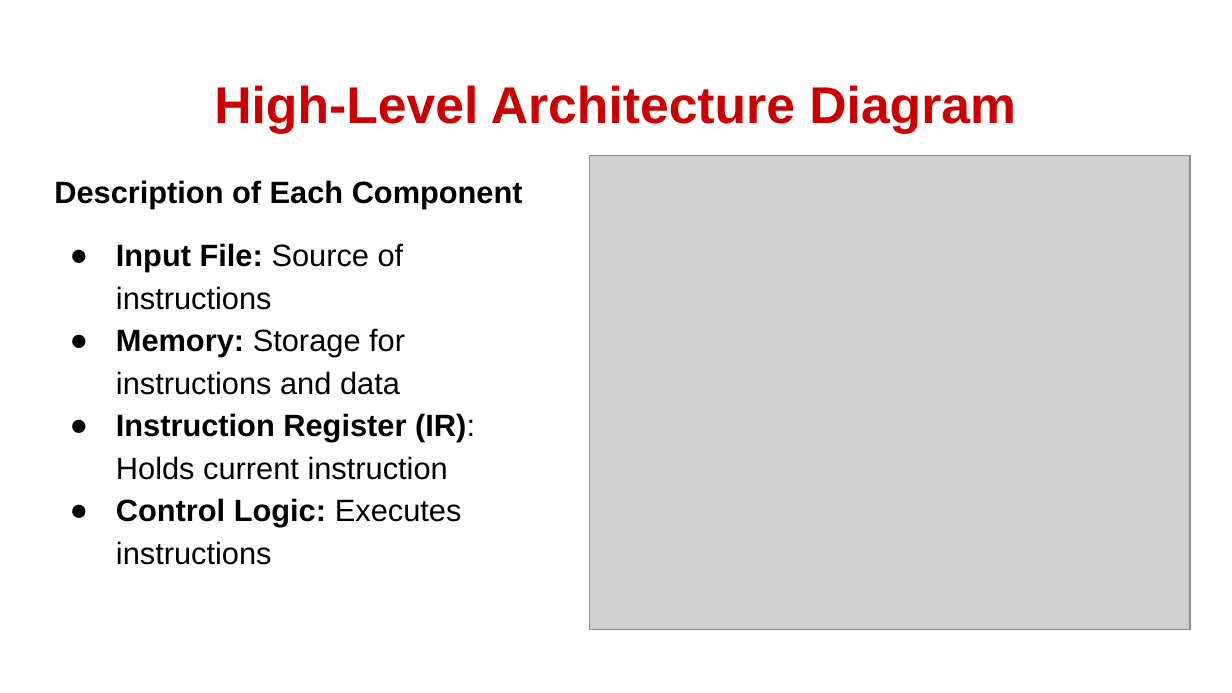
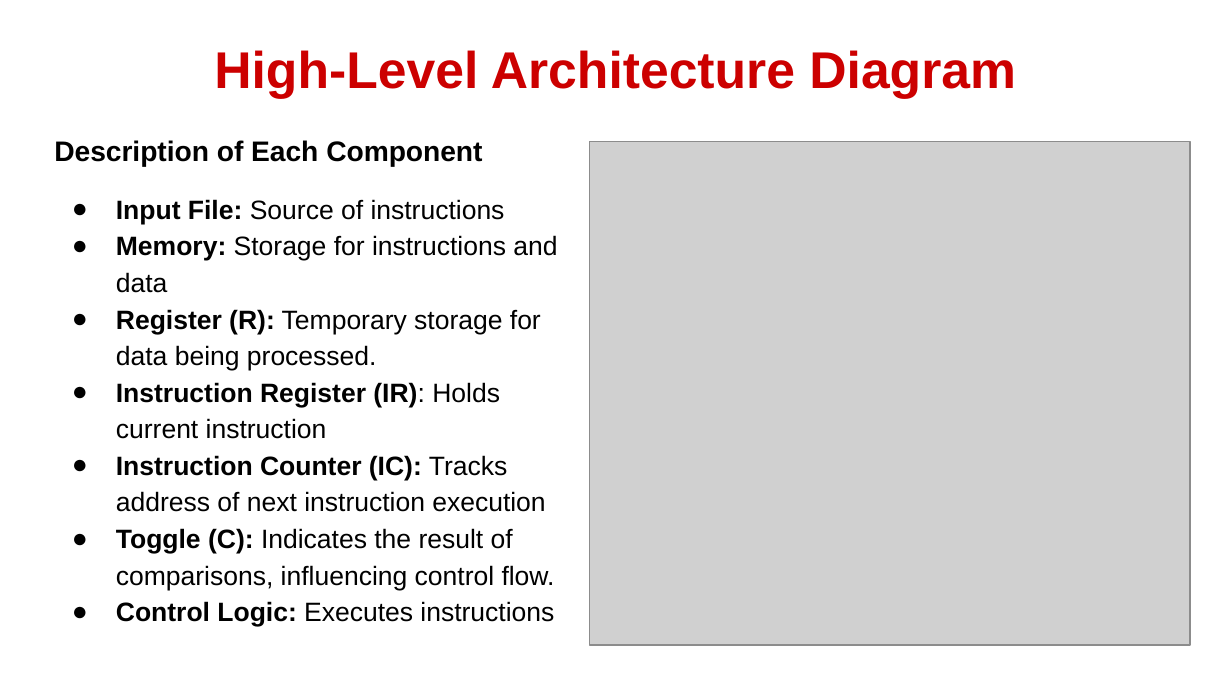
Before and after one commit to ThatWittyGuy/SY_OS, a slide deck: slide 4 of CP/OS_CP_PPT.pptx. Drawn at 1232x693 pixels with LibreOffice and Linux fonts; fonts in the diff are those of the drawing; grey boxes stand for pictures. Boxes give left, top, right and bottom in pixels: in the first picture for what was removed or moved away, otherwise in the second. Text is boxed around its words. In the diff, an @@ line names an element or a change of style, - is before the commit and + after.

```diff
--- a/CP/OS_CP_PPT.pptx
+++ b/CP/OS_CP_PPT.pptx
@@ title "High-Level Architecture Diagram": place and size @@
-title "High-Level Architecture Diagram" at [214,85,1016,134]
+title "High-Level Architecture Diagram" at [214,50,1016,99]
@@ text "Description of Each Component": place and size @@
-text "Description of Each Component" at [54,180,523,565]
+text "Description of Each Component" at [54,140,557,627]
@@ text at [54,140,557,627]: size 18 to 16.5 pt in "Description of Each Component"; size 18 to 15.5 pt in "Input File: Source of instructions", "Memory: Storage for instructions and data", "Instruction Register (IR): Holds current instruction", "Control Logic: Executes instructions"; indent changed @@
@@ picture: place and size @@
-picture at [590,155,1190,630]
+picture at [590,142,1190,646]
@@ text at [116,309,541,371]: paragraph added @@
+● Register (R): Temporary storage for data being processed.
@@ text at [116,455,555,590]: paragraphs added @@
+● Instruction Counter (IC): Tracks address of next instruction execution
+● Toggle (C): Indicates the result of comparisons, influencing control flow.
```
Also in this commit, not shown: 4 other slides changed, 10 other files.
